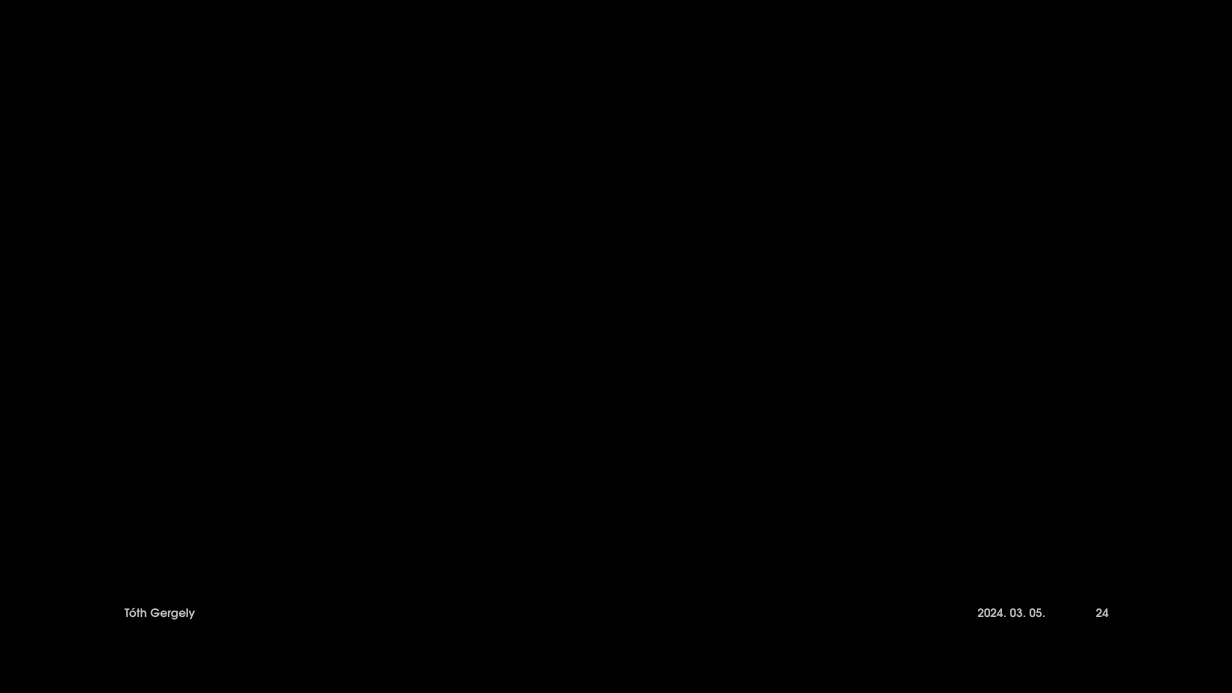
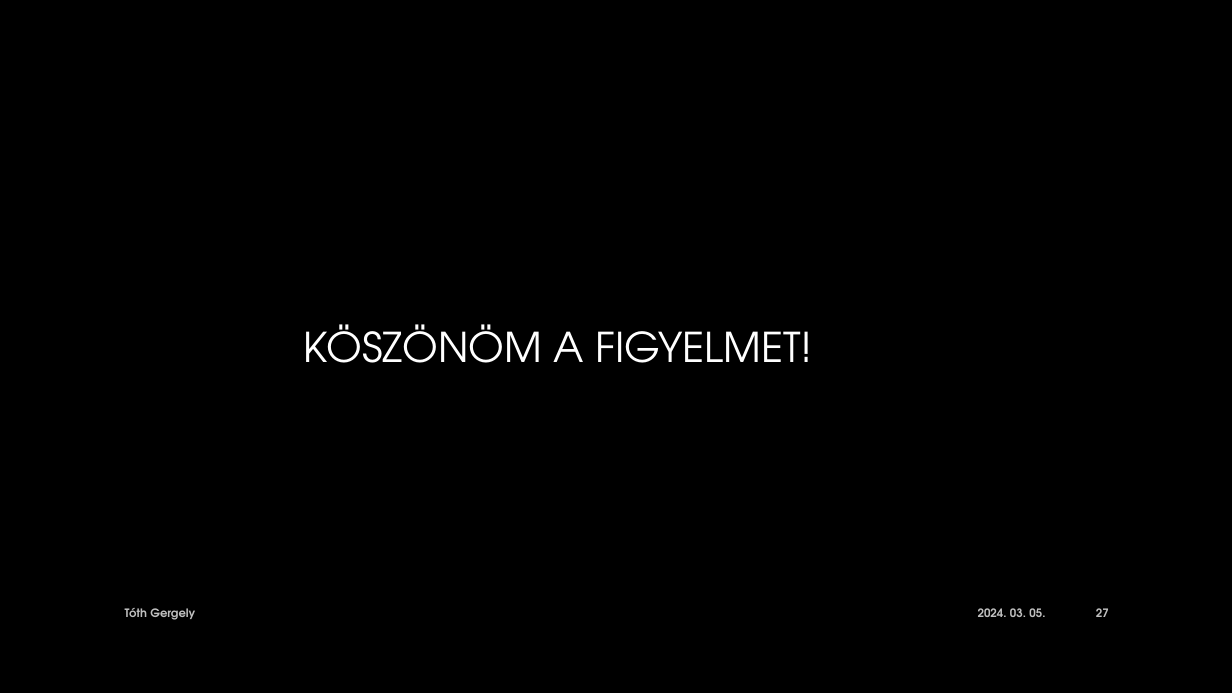
Before and after one commit to gereyl/html-portfolio, a slide deck: slide 27 of Eloadas.pptx (slide 24 before the commit). Drawn at 1232x693 pixels with LibreOffice and Linux fonts; fonts in the diff are those of the drawing; background and template pictures are left out. Boxes give left, top, right and bottom in pixels: in the first picture for what was removed or moved away, otherwise in the second. Text is boxed around its words. In the diff, an @@ line names an element or a change of style, - is before the commit and + after.

```diff
--- a/Eloadas.pptx
+++ b/Eloadas.pptx
@@ title added at [304, 324, 813, 363], 32 pt, text gradient #FFFFFF to #A6A6A6 @@
+KÖSZÖNÖM A FIGYELMET!
@@ page number at [1096, 608, 1109, 617]: text changed @@
-24
+27
```
Also in this commit, not shown: 10 other slides changed, 14 slides removed, 3 other files.
